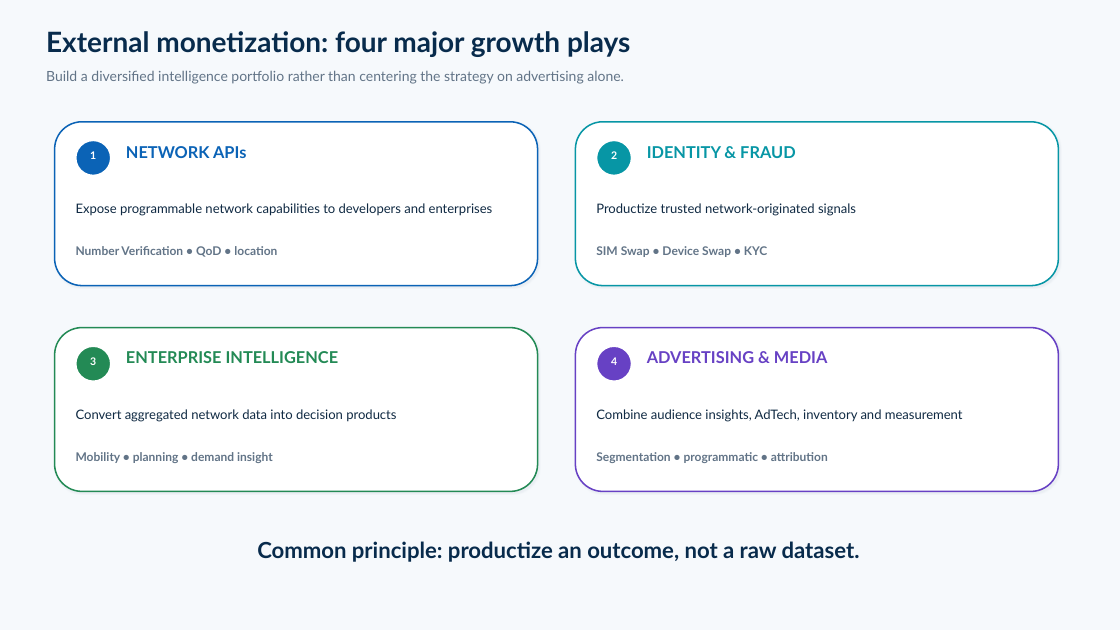
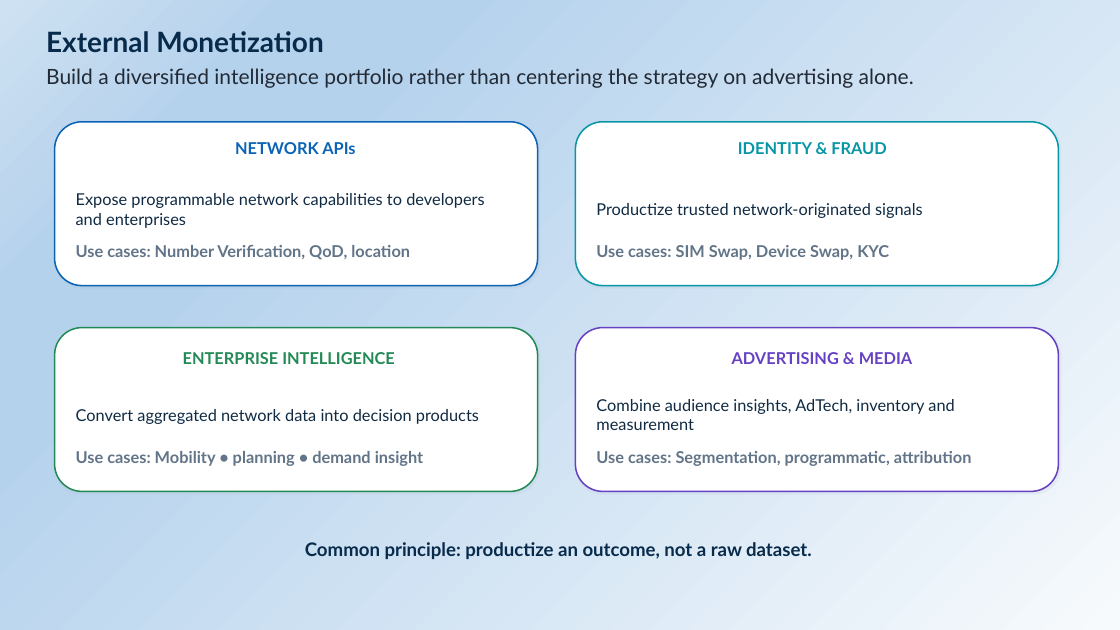
Before and after one commit to rajkamal1410/Invent-Telco-AI-Initiatives, a slide deck: slide 4 of documents/Intelligent_Telco_Infographic_Rich_Presentation.pptx (slide 6 before the commit). Drawn at 1120x630 pixels with LibreOffice and Linux fonts; fonts in the diff are those of the drawing. Boxes give left, top, right and bottom in pixels: in the first picture for what was removed or moved away, otherwise in the second. Text is boxed around its words. In the diff, an @@ line names an element or a change of style, - is before the commit and + after.

```diff
--- a/documents/Intelligent_Telco_Infographic_Rich_Presentation.pptx
+++ b/documents/Intelligent_Telco_Infographic_Rich_Presentation.pptx
@@ background #F6F9FC to gradient #F7FAFD to #B5D2EC to #CEE1F2 @@
@@ text at box(46, 31, 324, 52): text changed @@
-External monetization: four major growth plays
+External Monetization
@@ text "Build a diversified intelligence portfolio ..." at box(46, 68, 914, 88): size 12 to 18 pt, text colour #627487 to #222A35 @@
@@ ellipse removed at box(76, 140, 111, 176) @@
@@ text "NETWORK APIs": place and size @@
-text "NETWORK APIs" at box(126, 146, 246, 158)
+text "NETWORK APIs" at box(235, 142, 355, 154)
@@ ellipse removed at box(597, 140, 632, 176) @@
@@ text "IDENTITY & FRAUD": place and size @@
-text "IDENTITY & FRAUD" at box(647, 146, 795, 158)
+text "IDENTITY & FRAUD" at box(738, 142, 886, 154)
@@ text removed at box(90, 151, 96, 159) @@
-1
@@ text removed at box(611, 151, 617, 159) @@
-2
@@ text at box(76, 245, 410, 260): text changed; size 10.3 to 14 pt @@
-Number Verification • QoD • location
+Use cases: Number Verification, QoD, location
@@ text at box(596, 245, 889, 260): text changed; size 10.3 to 14 pt @@
-SIM Swap • Device Swap • KYC
+Use cases: SIM Swap, Device Swap, KYC
@@ ellipse removed at box(76, 346, 111, 381) @@
@@ text removed at box(90, 357, 96, 365) @@
-3
@@ text "ENTERPRISE INTELLIGENCE": place and size @@
-text "ENTERPRISE INTELLIGENCE" at box(126, 351, 339, 363)
+text "ENTERPRISE INTELLIGENCE" at box(183, 352, 395, 364)
@@ ellipse removed at box(597, 346, 632, 381) @@
@@ text removed at box(611, 357, 617, 365) @@
-4
@@ text "ADVERTISING & MEDIA": place and size @@
-text "ADVERTISING & MEDIA" at box(647, 351, 827, 363)
+text "ADVERTISING & MEDIA" at box(732, 352, 912, 364)
@@ size 11.2 to 14 pt in 4 elements at box(76, 193, 484, 228), box(596, 203, 923, 218), box(76, 409, 479, 424), box(596, 399, 954, 430) @@
@@ text at box(76, 451, 424, 466): text changed; size 10.3 to 14 pt @@
-Mobility • planning • demand insight
+Use cases: Mobility • planning • demand insight
@@ text at box(596, 451, 972, 466): text changed; size 10.3 to 14 pt @@
-Segmentation • programmatic • attribution
+Use cases: Segmentation, programmatic, attribution
@@ text "Common principle: productize an outcome, ..." at box(305, 542, 812, 559): size 19 to 16 pt @@
```
Also in this commit, not shown: 13 other slides changed, 1 slide removed, 7 other files.
